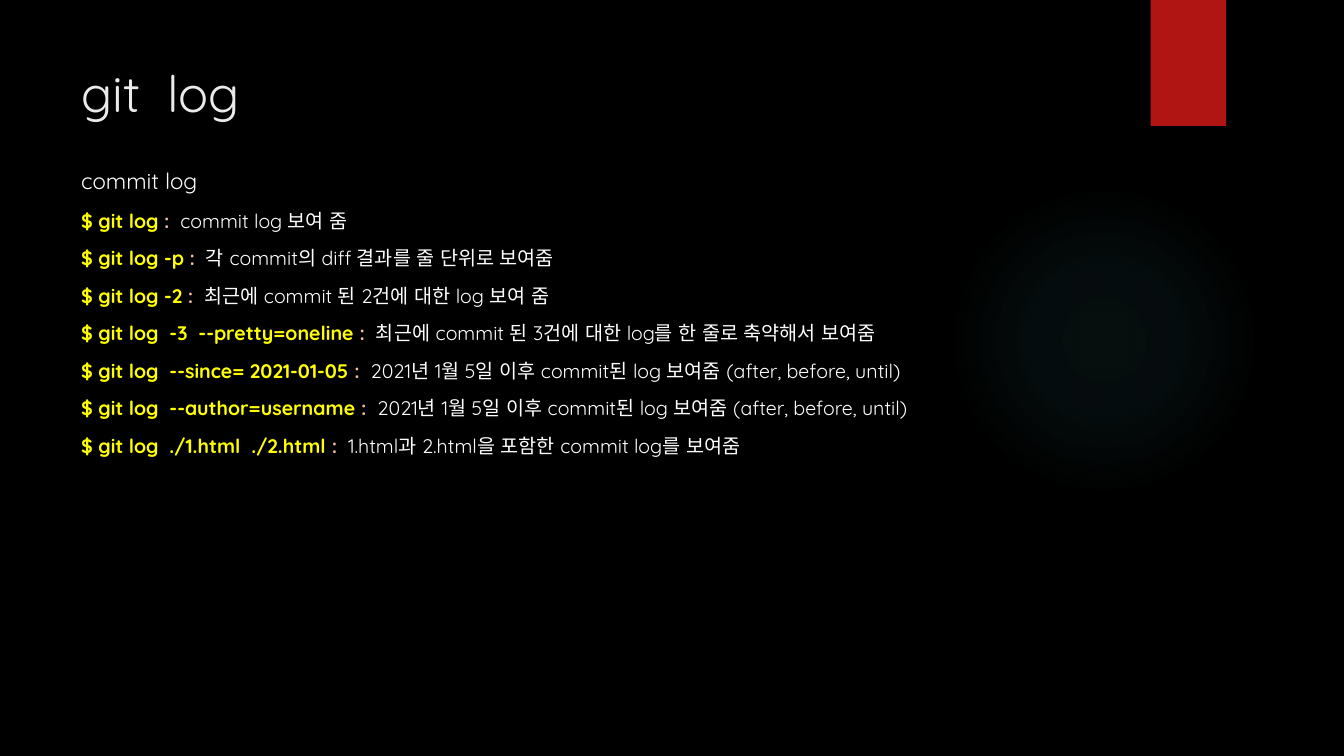
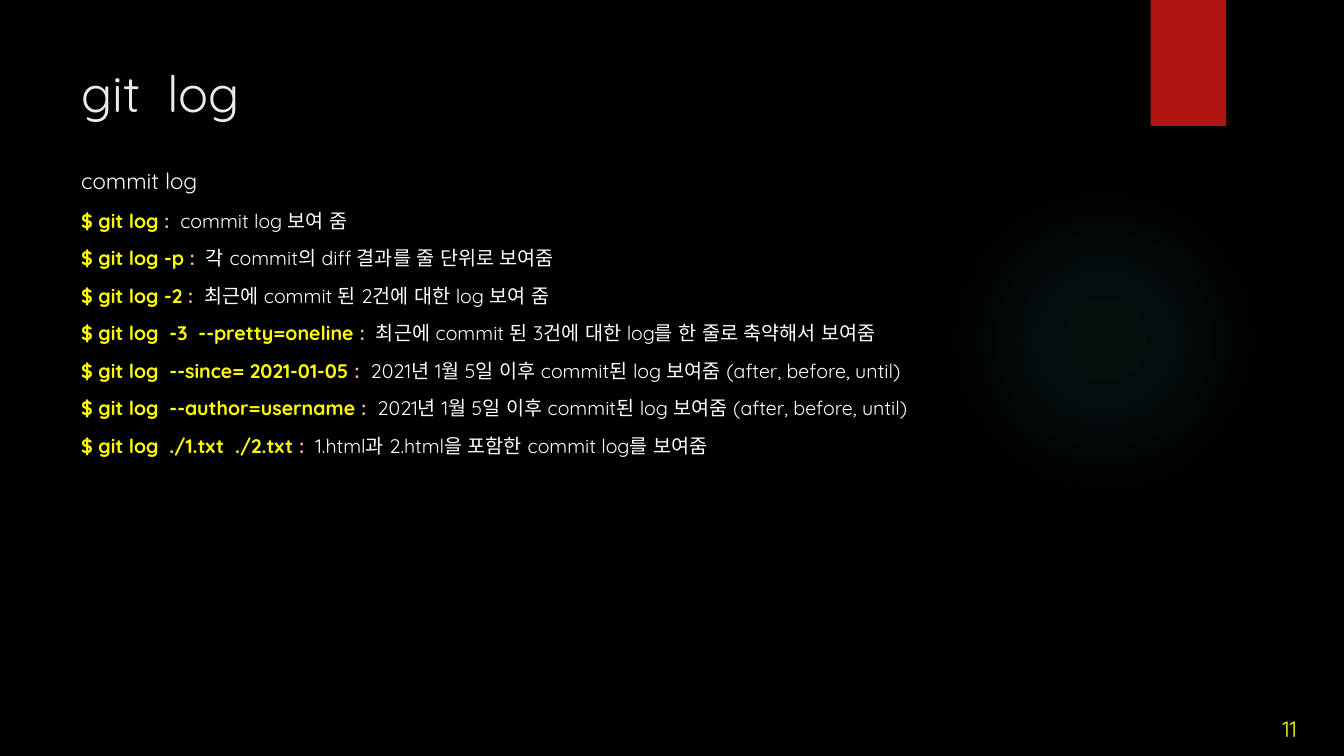
Before and after one commit to iredseal/Learning, a slide deck: slide 11 of Tools/git/SW 형상 관리.pptx. Drawn at 1344x756 pixels with LibreOffice and Linux fonts; fonts in the diff are those of the drawing; background and template pictures are left out. Boxes give left, top, right and bottom in pixels: in the first picture for what was removed or moved away, otherwise in the second. Text is boxed around its words. In the diff, an @@ line names an element or a change of style, - is before the commit and + after.

```diff
--- a/Tools/git/SW 형상 관리.pptx
+++ b/Tools/git/SW 형상 관리.pptx
@@ text at bbox=[98, 436, 707, 457]: text changed @@
-$ git log ./1.html ./2.html : 1.html과 2.html을 포함한 commit log를 보여줌
+$ git log ./1.txt ./2.txt : 1.html과 2.html을 포함한 commit log를 보여줌
@@ page number added at bbox=[1282, 721, 1297, 737], 16 pt, text #FFFF00 @@
+11
```
Also in this commit, not shown: 25 other slides changed, 1 other file.
